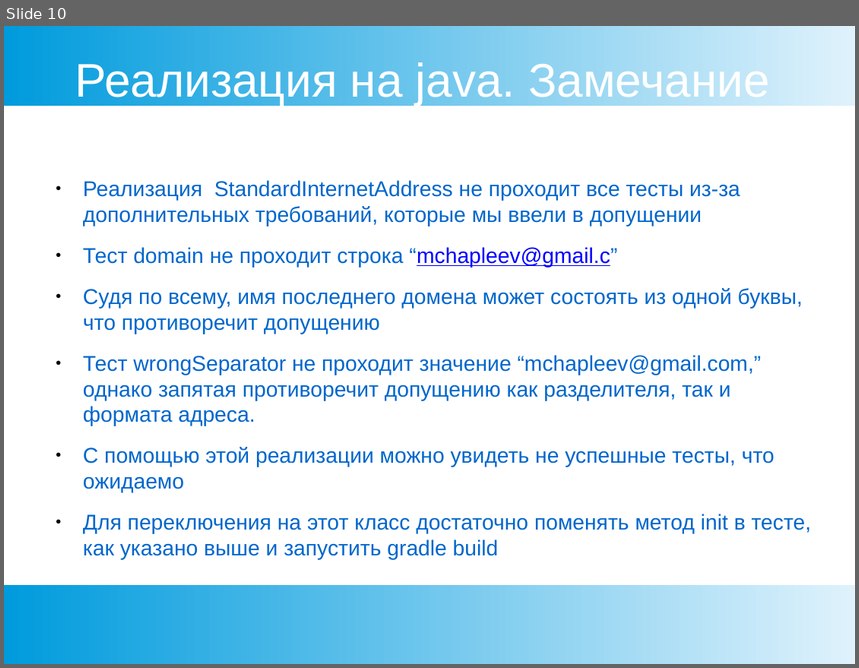
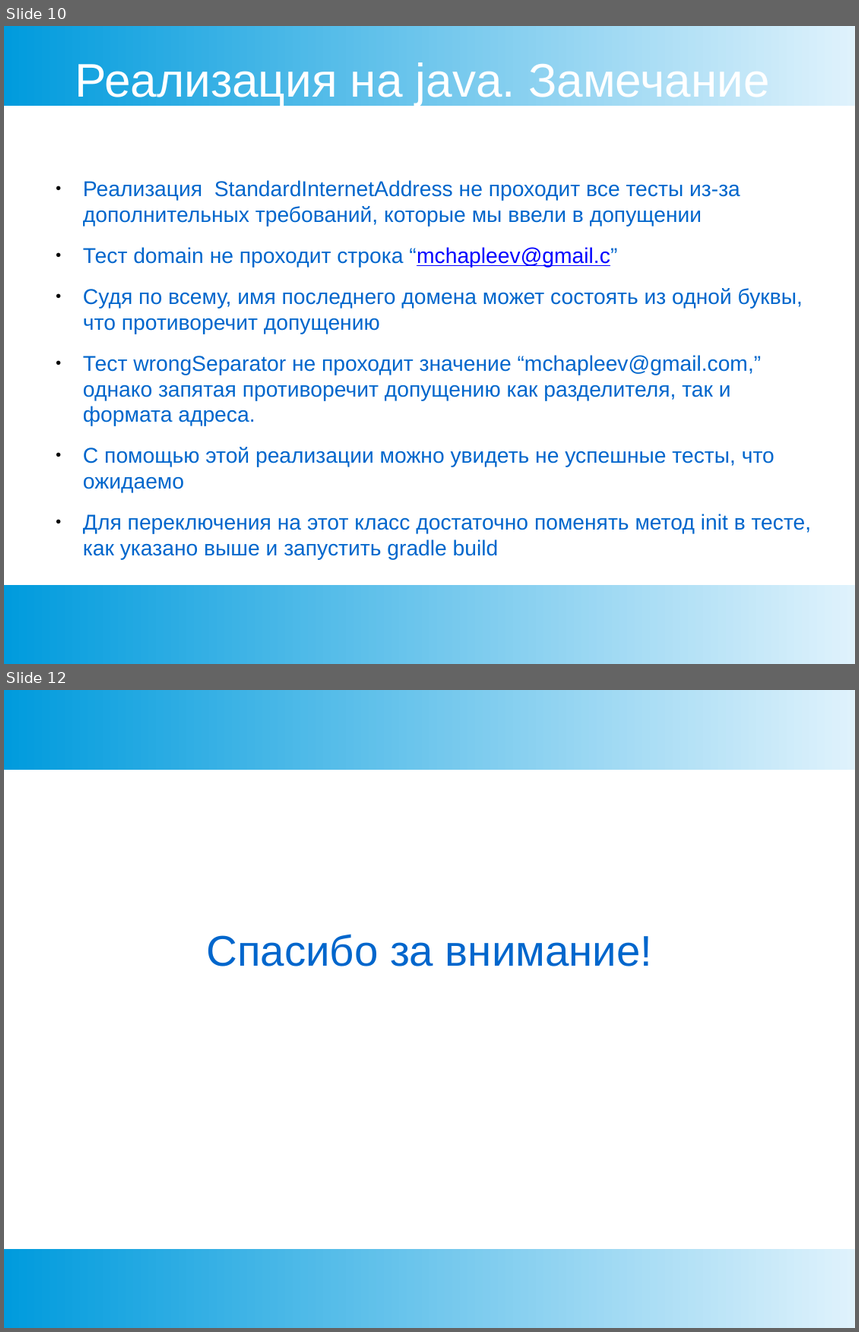
Before and after one commit to mikechip1980/mail_validator, a slide deck: Валидатор почты.pptx. Shown one above the other, each under a label of ours: slide 10 before the commit, slides 10 and 12 after it; the slides between them are not shown. The pictures are 859x668 and 859x1332 pixels, drawn with LibreOffice and Linux fonts; fonts in the diff are those of the drawing. Boxes give left, top, right and bottom in pixels: in the first picture for what was removed or moved away, otherwise in the second. Text is boxed around its words. In the diff, an @@ line names an element or a change of style, - is before the commit and + after.

```diff
--- a/Валидатор почты.pptx
+++ b/Валидатор почты.pptx
@@ slide 12 added at <box>4,690,855,1328</box>, background #FFFFFF; not listed: 2 template elements that a slide beside it also shows @@
@@ text added at <box>207,934,652,967</box>, 40 pt, text #0066CC @@
+Спасибо за внимание!
```
Also in this commit, not shown: 1 other slide added.
